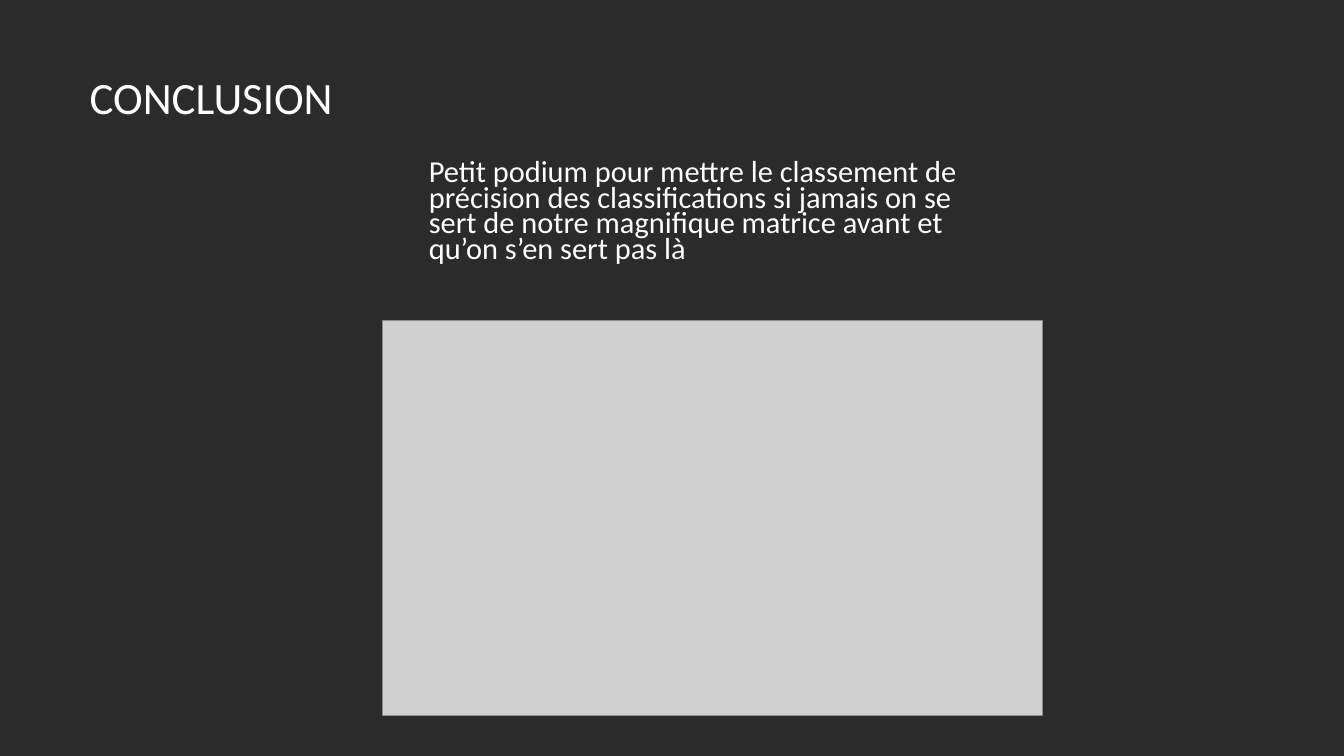
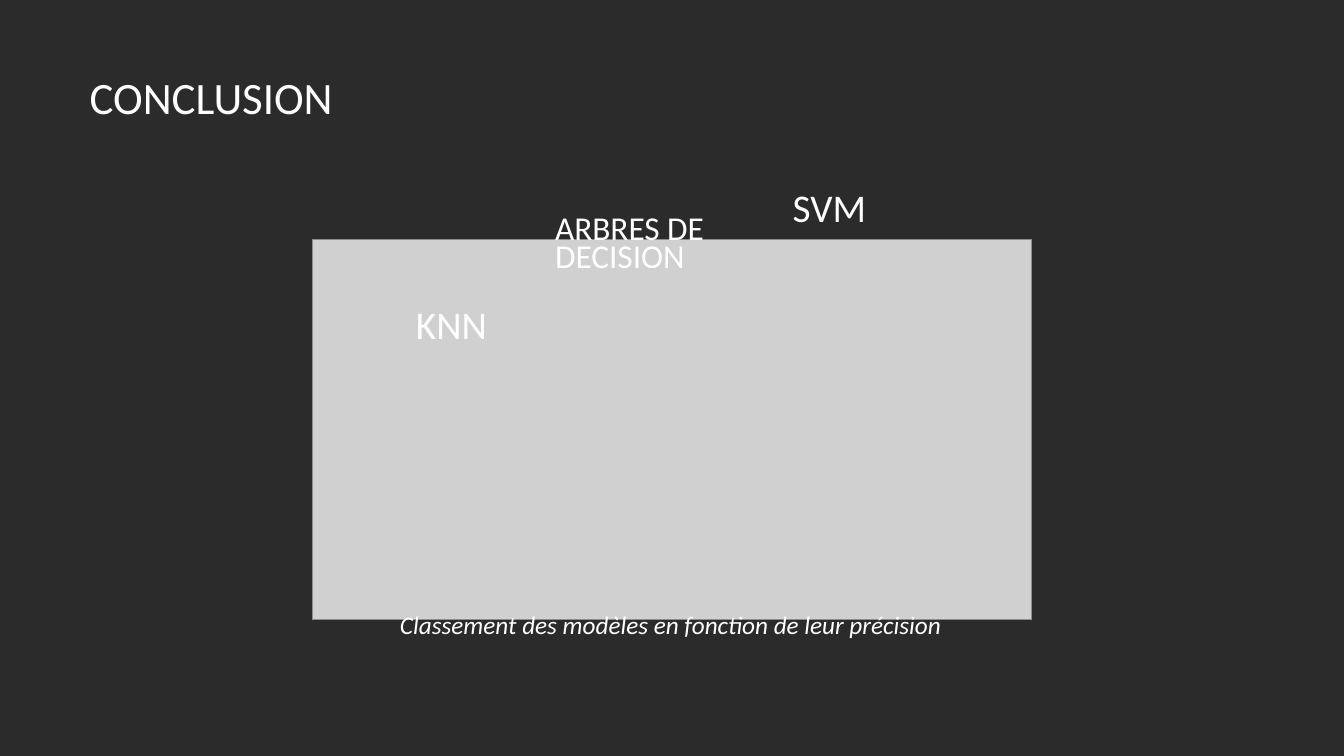
Before and after one commit to claponcet/DUT---IA-Detection-Cancer, a slide deck: slide 10 of Presentation.pptx. Drawn at 1344x756 pixels with LibreOffice and Linux fonts; fonts in the diff are those of the drawing; grey boxes stand for pictures; background and template pictures are left out; a plain dark background stands for a picture behind light text. Boxes give left, top, right and bottom in pixels: in the first picture for what was removed or moved away, otherwise in the second. Text is boxed around its words. In the diff, an @@ line names an element or a change of style, - is before the commit and + after.

```diff
--- a/Presentation.pptx
+++ b/Presentation.pptx
@@ text removed at (x1=429, y1=161, x2=956, y2=264) @@
-Petit podium pour mettre le classement de précision des classifications si jamais on se sert de notre magnifique matrice avant et qu’on s’en sert pas là
@@ text added at (x1=793, y1=196, x2=866, y2=223), 28 pt, text #FFFFFF @@
+SVM
@@ text added at (x1=555, y1=213, x2=704, y2=268), 23.8 pt, text #FFFFFF @@
+ARBRES DE DECISION
@@ picture resized from (x1=383, y1=321, x2=1043, y2=716) to (x1=313, y1=240, x2=1032, y2=620) @@
@@ text added at (x1=416, y1=314, x2=487, y2=339), 28 pt, text #FFFFFF @@
+KNN
@@ text added at (x1=400, y1=614, x2=940, y2=638), 18 pt, text #FFFFFF, italic @@
+Classement des modèles en fonction de leur précision
```
Also in this commit, not shown: 5 other slides changed, 2 slides added, 2 slides removed.
